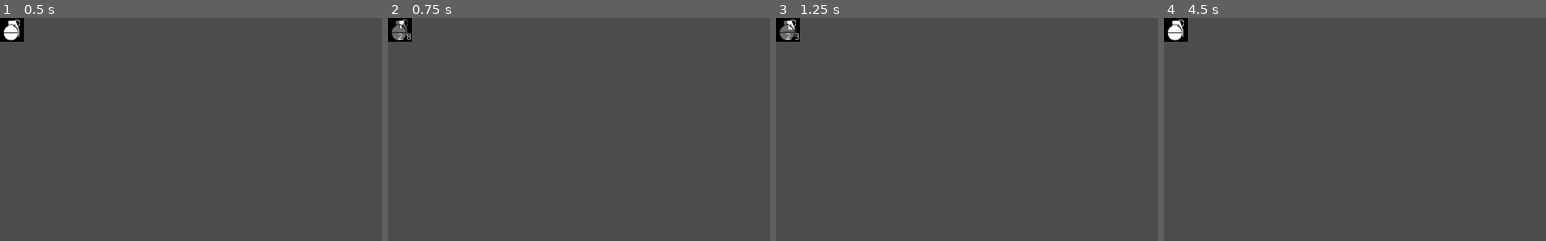
Above: before the commit, frames 1-4 (left to right).
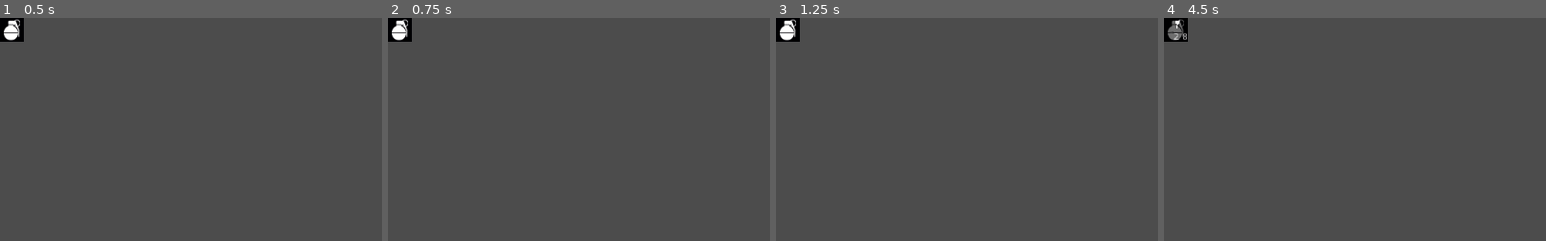
Above: after the commit, the same moments.

Repository: 4RandomProgrammer/EnterTheRain
Game: Godot game, scene res://Assets/Nova pasta/AbilityButton.tscn
The game is run twice, just before and just after one commit, with the same random seed, the same clock (stepped at 60 frames per second) and the same inputs. This scene is started directly instead of the project's main scene.
Inputs (mouse positions are % of the whole screen's width and height, from its top left):
- Up to frame 1 (0.5 s): no input
- Up to frame 2 (0.75 s): click (2, 3) at 0.5 s
- Up to frame 3 (1.25 s): no input
- Up to frame 4 (4.5 s): tap Enter at 1.25, 2.75, 4.25 s; move the mouse to (72, 45) at 1.27 s; hold Right (ui_right) 1.28-2.03 s; hold W (PowerUp1) 1.28-2.03 s; tap Space at 2, 3.5 s; move the mouse to (30, 55) at 2.02 s; hold Down (ui_down) 2.03-2.78 s; tap E (PowerUp2) at 2.1 s; move the mouse to (60, 28) at 2.77 s; hold Right (ui_right) 2.78-3.53 s; tap Shift (Roll) at 2.85 s; move the mouse to (45, 70) at 3.52 s; hold Up (ui_up) 3.53-4.28 s; click (45, 70) at 3.6 s; move the mouse to (80, 65) at 4.27 s; hold Left (ui_left) from 4.28 s (still down); hold W (PowerUp1) from 4.28 s (still down)
The pictures show only the part of the screen within x 0-50%, y 0-50%; the shares and areas given below are measured in that part.

Frame 1 is identical in both runs. In frame 2, 0.3% of the frame differs, in the area x 1-6%, y 0-11%; in frame 3, 0.2%; in frame 4, 0.3%.

Commit message:
Mudanças no botão

Diff:
--- a/Enter the Rain/Assets/Nova pasta/AbilityButton.gd
+++ b/Enter the Rain/Assets/Nova pasta/AbilityButton.gd
@@ -11,13 +11,13 @@
 	$Sweep.value = 0
 	$Sweep.texture_progress = texture_normal
 	$Timer.wait_time = cooldown
-	set_process(false)
 
 
 func _process(_delta):
 	on_key_pressed()
-	time_label.text = "%3.1f" % $Timer.time_left
-	$Sweep.value = int(($Timer.time_left / cooldown) * 100)
+	if not can_use:
+		time_label.text = "%3.1f" % $Timer.time_left
+		$Sweep.value = int(($Timer.time_left / cooldown) * 100)
 
 
 func on_key_pressed():
@@ -33,7 +33,6 @@
 	$Sweep.value = 0
 	disabled = false
 	time_label.hide()
-	set_process(false)
 	can_use = true
 
 func _on_AbilityButton_pressed():
--- a/Enter the Rain/Assets/Nova pasta/AbilityButton.tscn
+++ b/Enter the Rain/Assets/Nova pasta/AbilityButton.tscn
@@ -8,7 +8,6 @@
 anchor_bottom = 0.053
 margin_right = -31.744
 margin_bottom = -12.6
-toggle_mode = true
 action_mode = 0
 texture_normal = ExtResource( 1 )
 script = ExtResource( 2 )
@@ -52,5 +51,4 @@
 __meta__ = {
 "_edit_use_anchors_": false
 }
-[connection signal="pressed" from="." to="." method="_on_AbilityButton_pressed"]
 [connection signal="timeout" from="Timer" to="." method="_on_Timer_timeout"]
--- a/Enter the Rain/Assets/Player/Player.gd
+++ b/Enter the Rain/Assets/Player/Player.gd
@@ -129,8 +129,6 @@
 func move():
 	moveDirection = move_and_slide(moveDirection)
 
-
-
 func _on_HurtBox_area_entered(area):
 	if InvunerabilityTimer.is_stopped():
 		InvunerabilityTimer.start()
--- a/Enter the Rain/Assets/Player/Player.tscn
+++ b/Enter the Rain/Assets/Player/Player.tscn
@@ -37,10 +37,10 @@
 tracks/0/imported = false
 tracks/0/enabled = true
 tracks/0/keys = {
-"times": PoolRealArray( 0, 0.2, 0.4 ),
-"transitions": PoolRealArray( 1, 1, 1 ),
+"times": PoolRealArray( 0, 0.1, 0.2, 0.3, 0.4 ),
+"transitions": PoolRealArray( 1, 1, 1, 1, 1 ),
 "update": 1,
-"values": [ true, false, true ]
+"values": [ true, false, true, false, true ]
 }
 
 [node name="Player" type="KinematicBody2D"]
--- /dev/null
+++ b/Enter the Rain/Engine/Hitbox.gd
@@ -0,0 +1,3 @@
+extends Area2D
+
+export var DAMAGE = 1
--- a/Enter the Rain/Engine/Hitbox.tscn
+++ b/Enter the Rain/Engine/Hitbox.tscn
@@ -1,7 +1,10 @@
-[gd_scene format=2]
+[gd_scene load_steps=2 format=2]
+
+[ext_resource path="res://Engine/Hitbox.gd" type="Script" id=1]
 
 [node name="Hitbox" type="Area2D"]
 collision_layer = 0
 collision_mask = 0
+script = ExtResource( 1 )
 
 [node name="CollisionShape2D" type="CollisionShape2D" parent="."]
